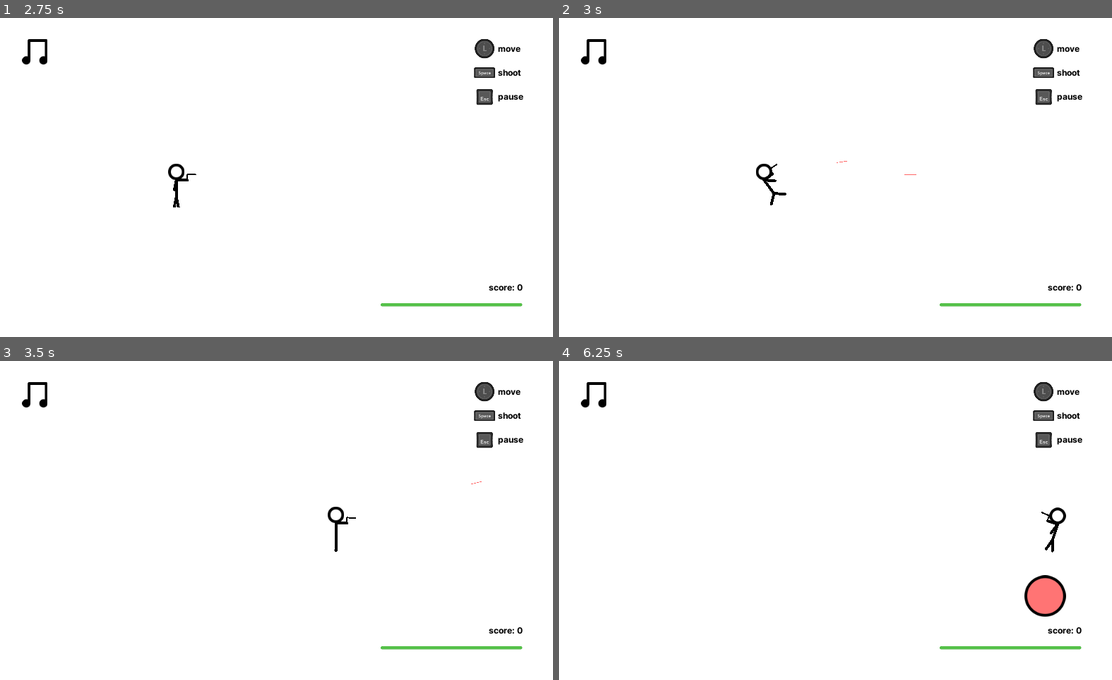
Above: before the commit, frames 1-4 (two rows, left to right).
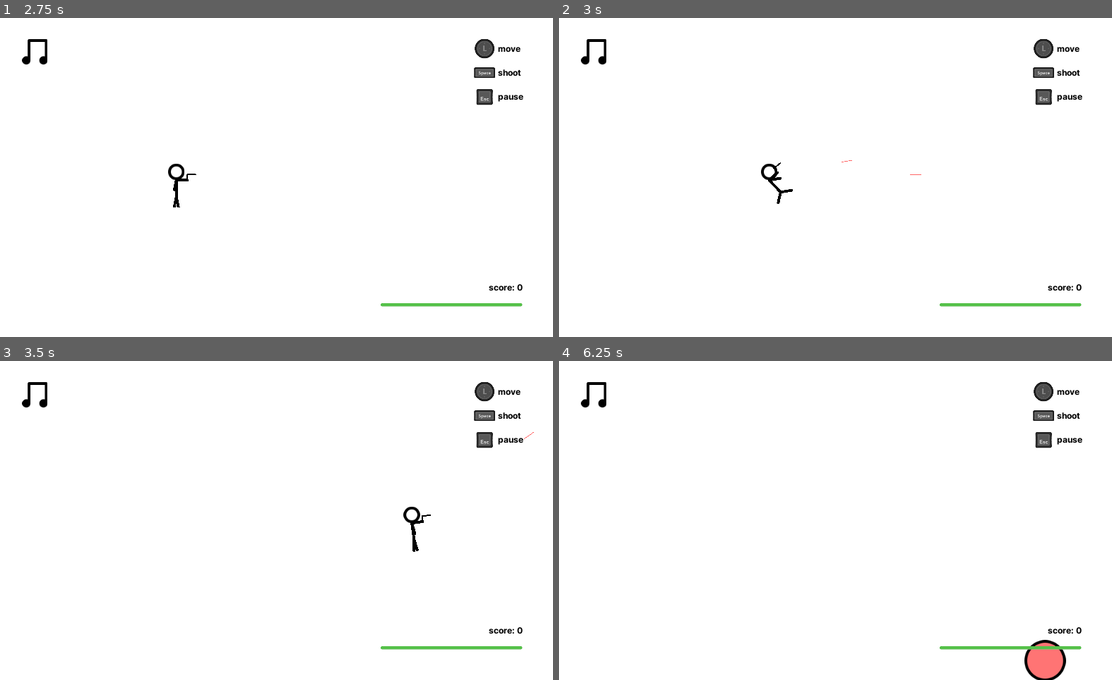
Above: after the commit, the same moments.

Repository: illogicalapple/stickmaniac
Game: Godot game, scene res://ui/menu/MainMenu.tscn
Same seed, same stepped clock (60 frames per second), same inputs: the game is played once before the commit and once after it. Sound files missing from this copy of the repository are replaced by a short silence.
Inputs (mouse positions are in pixels of both pictures, inside the frame that each line leads up to):
- Up to frame 1 (2.75 s): click "local" at 0.5 s; click "singleplayer" at 1.25 s; click (33, 53) at 2 s
- Up to frame 2 (3 s): tap Enter at 2.75 s; move the mouse to (951, 155) at 2.77 s; hold Right (ui_right) from 2.78 s (still down); hold Space (pew_pew) from 2.78 s (still down); click (951, 155) at 2.92 s
- Up to frame 3 (3.5 s): keep holding Right (ui_right); keep holding Space (pew_pew)
- Up to frame 4 (6.25 s): move the mouse to (713, 530) at 3.52 s; release Right (ui_right) at 3.53 s; release Space (pew_pew) at 3.53 s; hold Down (ui_down) 3.53-4.28 s; tap Tab at 3.6 s; move the mouse to (885, 440) at 4.27 s; hold Right (ui_right) 4.28-5.03 s; tap Backspace at 4.35 s; tap Space (pew_pew) at 5 s; move the mouse to (802, 581) at 5.02 s; hold Up (ui_up) 5.03-5.78 s; tap Enter at 5.1 s; click (802, 581) at 5.17 s; move the mouse to (1001, 565) at 5.77 s; hold Left (ui_left) from 5.78 s (still down); tap Keypad Enter at 5.85 s

Frame 1 is identical in both runs. In frame 2, 0.3% of the frame differs, in the area x 35-66%, y 44-59%; in frame 3, 0.3%; in frame 4, 1.7%, in the area x 84-92%, y 45-100%.

Commit message:
shit i used the wrong thing for decceleration but it's fixed now

Diff:
--- a/stickmin/Head.gd
+++ b/stickmin/Head.gd
@@ -11,34 +11,38 @@
 		return 0.0
 
 func _ready():
+	var label := $Label as Label
+
 	viewport_size = get_viewport_rect().size
 	if global.singleplayer:
-		id = 0
+		id = -1
 		position.x = viewport_size.x / 3
 		position.y = viewport_size.y / 2
-		$Label.queue_free()
+		label.queue_free()
 	else:
 		id = get_parent().id
-		$Label.text = "p" + str(id + 1)
+		label.text = "p " + str(id + 1)
+
+		var color := "000000"
+
 		match id:
-			0:
-				$Label.add_color_override("font_color", Color("ff5f5f"))
-			1:
-				$Label.add_color_override("font_color", Color("5a95ed"))
-			2:
-				$Label.add_color_override("font_color", Color("56c24a"))
-			3:
-				$Label.add_color_override("font_color", Color("ffdc3b"))
+			0: color = "ff5f5f"
+			1: color = "5a95ed"
+			2: color = "56c24a"
+			3: color = "ffdc3b"
+
+		label.add_color_override("font_color", Color(color))
 
 func _process(delta: float):
-	var body: Node = get_node("Body")
+	var body := $Body
 
-	velocity.x += is_pressed_float("ui_right" + str(id)) - is_pressed_float("ui_left" + str(id))
-	velocity.y += is_pressed_float("ui_down" + str(id)) - is_pressed_float("ui_up" + str(id))
+	var s := str(id)
+	velocity.x += (is_pressed_float("ui_right" + s) - is_pressed_float("ui_left" + s)) * delta * 60.0
+	velocity.y += (is_pressed_float("ui_down" + s) - is_pressed_float("ui_up" + s)) * delta * 60.0
 	position += velocity * delta * 60.0
 	body.head_velocity = velocity
 
-	velocity *= 0.88
+	velocity *= pow(0.88 / 60.0, delta)
 
 	if velocity.x < 0:
 		body.gun_arm = 0
